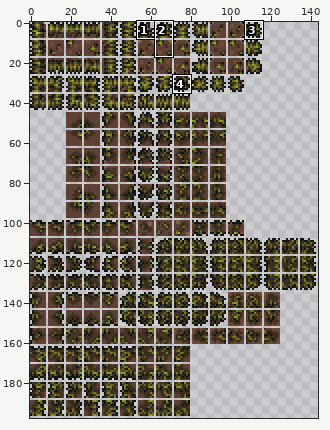
File history of a sprite sheet, Assets/Textures/Tiles/Sylvanwalde/LoamGrassTile.png. Above, an overview of the earlier version with the close-up marked.
Close-up. As it was:
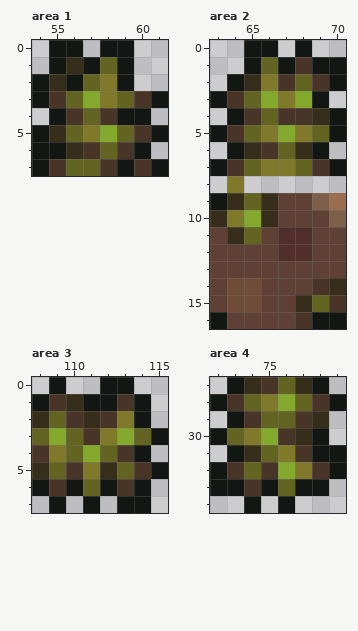
The file is 288x396 pixels, drawn in blocks of 2x2; one block is one cell here. Shown: area 1: x 54..61, y 0..7; area 2: x 63..70, y 0..16; area 3: x 108..115, y 0..7; area 4: x 72..79, y 27..34. The commit also changed other parts of the picture, which this record leaves out.
Once edited:
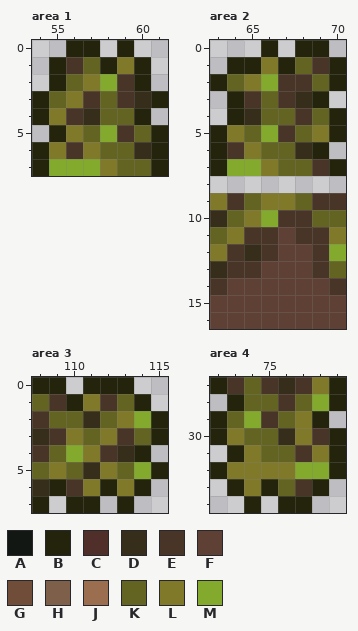
Palette (. is transparent): A #121713  B #24240d  C #502f2a  D #362d1b  E #493527  F #5e4035  G #704d38  H #7e5f4a  J #9b6e50  K #636421  L #80792a  M #83a92d
Diff:
--- area 1
@@ x 54..61 @@
-0 .AA.AA..
-1 .ADAKA..
-2 ADAKLA..
-3 AEKMLKEA
-4 .AEKEAA.
-5 ADKLMKEA
-6 AADEKEA.
-7 AEKKEAEA
+0 ..BB.B..
+1 .BEKBLB.
+2 .BKLMEB.
+3 BKLEKEDB
+4 BLEDKKB.
+5 .BLKMEKB
+6 BLELKKDB
+7 BMMMLKKB
--- area 2
@@ x 63..70 @@
- 0 ..AA.A..
- 1 ..AKAEAA
- 2 .ADLEKEA
- 3 AEKMLMA.
- 4 .AEKEEDA
- 5 AEKLMLKA
- 6 .ADEKDA.
- 7 AEKLLKEA
- 8 .L......
- 9 ADKDFFHJ
-10 DLMDFFFH
-11 FDKFCCFF
-12 FFFFCCFF
-13 FFFFFFFF
-14 FGGFFFED
-15 FGGFFDKE
-16 AFFFFEAA
+ 0 ...B.BB.
+ 1 .BBLBKEB
+ 2 BKLMEEKB
+ 3 .BEKEDB.
+ 4 .BDKKEKB
+ 5 BLKMEKLB
+ 6 BELKKDB.
+ 7 BMMLKKEB
+ 8 ........
+ 9 LEKLLKEE
+10 DKLMEEKK
+11 KLEEFEEL
+12 LEDEFFEM
+13 DEEFFFEK
+14 EFFFFFFE
+15 FFFFFFFF
+16 FFFFFFFF
--- area 3
@@ x 108..115 @@
-0 .A..AA..
-1 AEDAAEA.
-2 DKEDELA.
-3 KMKELMKA
-4 ELKMKEA.
-5 DKELDKEA
-6 AEAKAEA.
-7 .A.A.AA.
+0 BB.BBB..
+1 KEBLEKB.
+2 EKKDKLMB
+3 DELKLEKB
+4 EKMLEDB.
+5 KLKDLKMB
+6 DBELBLB.
+7 B.BB.B..
--- area 4
@@ x 72..79 @@
-27 .ADEKDA.
-28 AEKLMKEA
-29 .AEKKED.
-30 AKLMEDA.
-31 .ADKLEAA
-32 AEKEMLEA
-33 AAEAKAA.
-34 ..A.A...
+27 BEKEDELB
+28 .BKKEKMB
+29 BKMEKLB.
+30 BLKKDLEB
+31 .BLKKELB
+32 BLLLLMMB
+33 .BLBKEB.
+34 ..B.BB..
Pixel boxes of the changes (left, top, right, bottom) in both close-ups:
changed: (32, 40, 168, 176)
changed: (210, 40, 346, 329)
changed: (32, 377, 168, 513)
changed: (210, 377, 346, 513)
